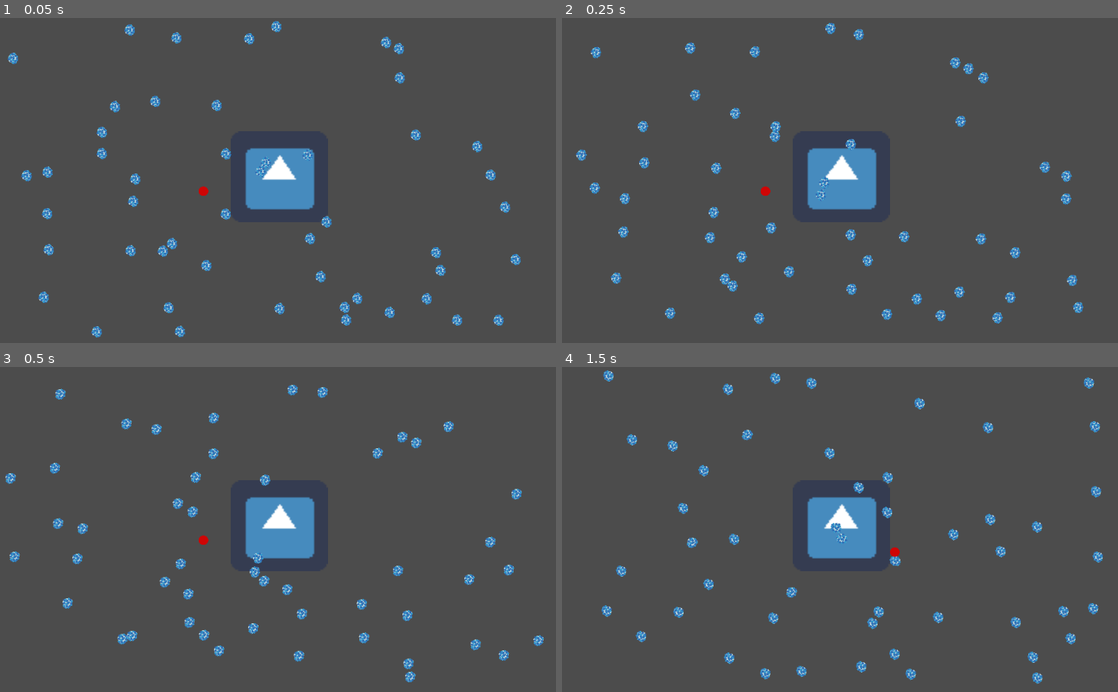
Above: before the commit, frames 1-4 (two rows, left to right).
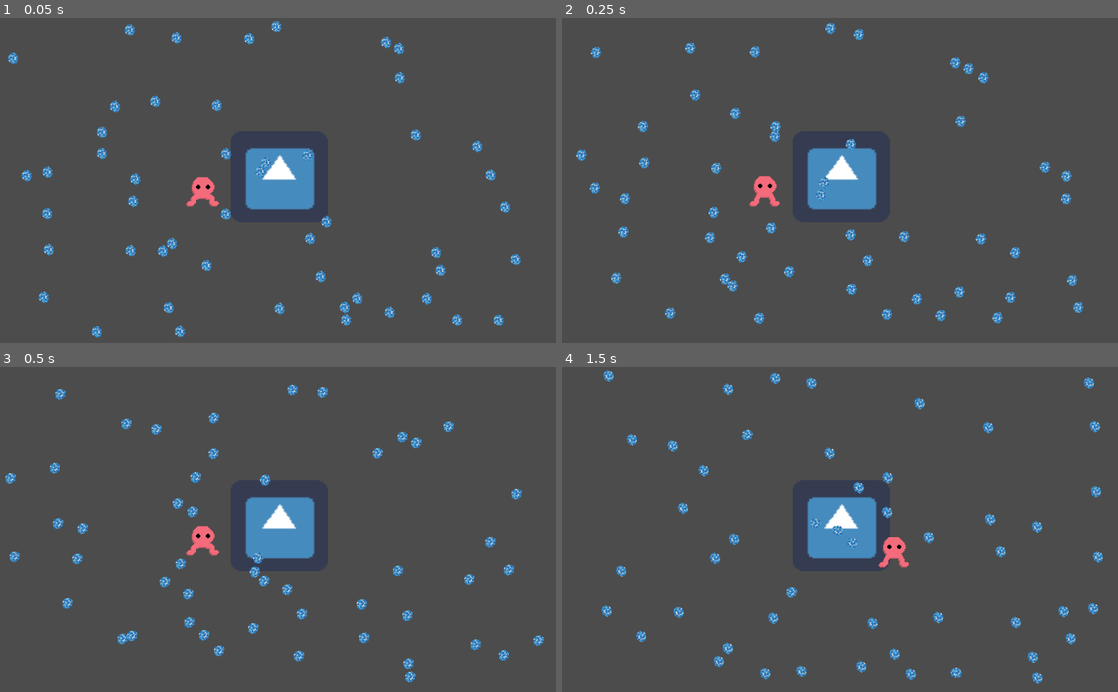
Above: after the commit, the same moments.

Repository: colinkarpfinger/HalfLife3
Game: Godot game, scene res://Scenes/Main.tscn
The game is run twice, just before and just after one commit, with the same random seed, the same clock (stepped at 60 frames per second) and the same inputs. The engine's default icon, where the game draws it, is replaced by a stand-in: a white triangle on a blue panel in a dark square.
Inputs (mouse positions are in pixels of both pictures, inside the frame that each line leads up to):
- Up to frame 1 (0.05 s): no input
- Up to frame 2 (0.25 s): no input
- Up to frame 3 (0.5 s): no input
- Up to frame 4 (1.5 s): move the mouse to (962, 513) at 0.52 s; press the mouse at (962, 513) at 0.53 s; hold D (move_right) 0.53-1.28 s; move the mouse to (728, 545) at 1.27 s; release the mouse at (728, 545) at 1.28 s; hold S (move_down) from 1.28 s (still down); click (728, 545) at 1.35 s

The runs differ from the first frame. In frame 1, 0.3% of the frame differs, in the area x 33-40%, y 48-59%; in frame 2, 0.3%; in frame 3, 0.3%; in frame 4, 1.0%, in the area x 22-72%, y 46-96%.

Commit message:
Add player art

Diff:
--- a/ParticleTesting/Subscenes/Player.tscn
+++ b/ParticleTesting/Subscenes/Player.tscn
@@ -1,20 +1,82 @@
-[gd_scene load_steps=6 format=2]
+[gd_scene load_steps=19 format=2]
 
 [ext_resource path="res://Images/New Piskel.png" type="Texture" id=1]
 [ext_resource path="res://Images/New Piskel (1).png" type="Texture" id=2]
 [ext_resource path="res://Scripts/Player.gd" type="Script" id=3]
+[ext_resource path="res://Images/char-idle_Sheet.png" type="Texture" id=4]
 [ext_resource path="res://Scripts/Beam.gd" type="Script" id=5]
+[ext_resource path="res://Images/char_run_Sheet.png" type="Texture" id=6]
+
+[sub_resource type="AtlasTexture" id=2]
+atlas = ExtResource( 4 )
+region = Rect2( 0, 0, 64, 64 )
+
+[sub_resource type="AtlasTexture" id=3]
+atlas = ExtResource( 4 )
+region = Rect2( 64, 0, 64, 64 )
+
+[sub_resource type="AtlasTexture" id=4]
+atlas = ExtResource( 4 )
+region = Rect2( 128, 0, 64, 64 )
+
+[sub_resource type="AtlasTexture" id=5]
+atlas = ExtResource( 4 )
+region = Rect2( 192, 0, 64, 64 )
+
+[sub_resource type="AtlasTexture" id=7]
+atlas = ExtResource( 6 )
+region = Rect2( 0, 0, 64, 64 )
+
+[sub_resource type="AtlasTexture" id=8]
+atlas = ExtResource( 6 )
+region = Rect2( 64, 0, 64, 64 )
+
+[sub_resource type="AtlasTexture" id=9]
+atlas = ExtResource( 6 )
+region = Rect2( 128, 0, 64, 64 )
+
+[sub_resource type="AtlasTexture" id=10]
+atlas = ExtResource( 6 )
+region = Rect2( 192, 0, 64, 64 )
+
+[sub_resource type="AtlasTexture" id=11]
+atlas = ExtResource( 6 )
+region = Rect2( 256, 0, 64, 64 )
+
+[sub_resource type="AtlasTexture" id=12]
+atlas = ExtResource( 6 )
+region = Rect2( 320, 0, 64, 64 )
+
+[sub_resource type="SpriteFrames" id=6]
+animations = [ {
+"frames": [ SubResource( 2 ), SubResource( 3 ), SubResource( 4 ), SubResource( 5 ) ],
+"loop": true,
+"name": "default",
+"speed": 5.0
+}, {
+"frames": [ SubResource( 7 ), SubResource( 8 ), SubResource( 9 ), SubResource( 10 ), SubResource( 11 ), SubResource( 12 ) ],
+"loop": true,
+"name": "run",
+"speed": 5.0
+} ]
 
 [sub_resource type="CircleShape2D" id=1]
-radius = 8.77201
+radius = 28.9016
 
 [node name="Player" type="KinematicBody2D"]
 script = ExtResource( 3 )
 beamPath = NodePath("Beam")
 
 [node name="New Piskel" type="Sprite" parent="."]
+visible = false
 scale = Vector2( 0.557178, 0.538554 )
 texture = ExtResource( 1 )
+
+[node name="AnimatedSprite" type="AnimatedSprite" parent="."]
+frames = SubResource( 6 )
+frame = 2
+speed_scale = 2.0
+playing = true
 
 [node name="CollisionShape2D" type="CollisionShape2D" parent="."]
 shape = SubResource( 1 )
--- a/ParticleTesting/project.godot
+++ b/ParticleTesting/project.godot
@@ -9,7 +9,7 @@
 config_version=4
 
 _global_script_classes=[ {
-"base": "Reference",
+"base": "Area2D",
 "class": "Beam",
 "language": "GDScript",
 "path": "res://Scripts/Beam.gd"
@@ -30,8 +30,43 @@
 run/main_scene="res://Scenes/Main.tscn"
 config/icon="res://Images/icon.png"
 
+[global]
+
+import=false
+
+[importer_defaults]
+
+texture={
+"compress/bptc_ldr": 0,
+"compress/hdr_mode": 0,
+"compress/lossy_quality": 0.7,
+"compress/mode": 0,
+"compress/normal_map": 0,
+"detect_3d": false,
+"flags/anisotropic": false,
+"flags/filter": false,
+"flags/mipmaps": false,
+"flags/repeat": 0,
+"flags/srgb": 2,
+"process/HDR_as_SRGB": false,
+"process/fix_alpha_border": true,
+"process/invert_color": false,
+"process/premult_alpha": false,
+"size_limit": 0,
+"stream": false,
+"svg/scale": 1.0
+}
+
 [input]
 
+ui_accept={
+"deadzone": 0.5,
+"events": [ Object(InputEventKey,"resource_local_to_scene":false,"resource_name":"","device":0,"alt":false,"shift":false,"control":false,"meta":false,"command":false,"pressed":false,"scancode":16777221,"unicode":0,"echo":false,"script":null)
+, Object(InputEventKey,"resource_local_to_scene":false,"resource_name":"","device":0,"alt":false,"shift":false,"control":false,"meta":false,"command":false,"pressed":false,"scancode":16777222,"unicode":0,"echo":false,"script":null)
+, Object(InputEventKey,"resource_local_to_scene":false,"resource_name":"","device":0,"alt":false,"shift":false,"control":false,"meta":false,"command":false,"pressed":false,"scancode":32,"unicode":0,"echo":false,"script":null)
+, Object(InputEventJoypadButton,"resource_local_to_scene":false,"resource_name":"","device":0,"button_index":0,"pressure":0.0,"pressed":false,"script":null)
+ ]
+}
 move_up={
 "deadzone": 0.5,
 "events": [ Object(InputEventKey,"resource_local_to_scene":false,"resource_name":"","device":0,"alt":false,"shift":false,"control":false,"meta":false,"command":false,"pressed":false,"scancode":87,"unicode":0,"echo":false,"script":null)
Binary file added: ParticleTesting/Images/char-idle_Sheet.png
Not shown, added: ParticleTesting/Images/char-idle_Sheet.png.import
Binary file added: ParticleTesting/Images/char_run_Sheet.png
Not shown, added: ParticleTesting/Images/char_run_Sheet.png.import
